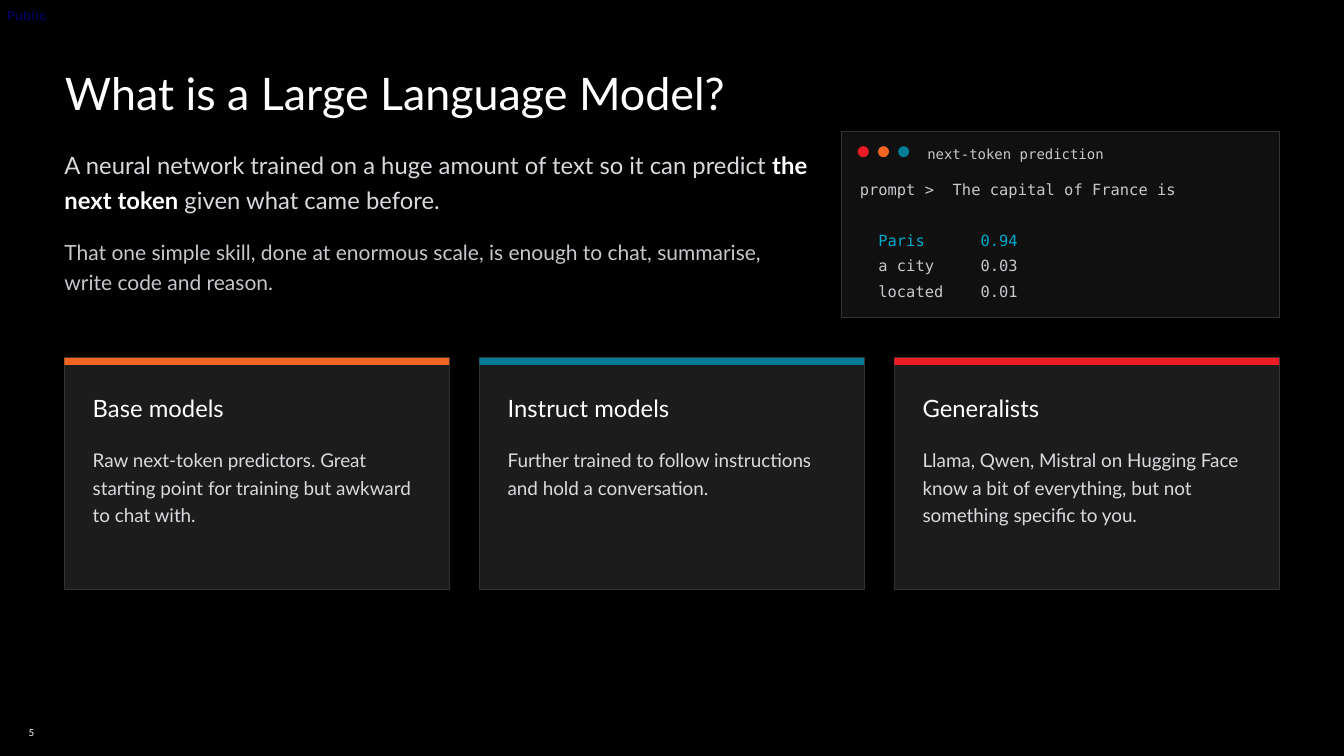
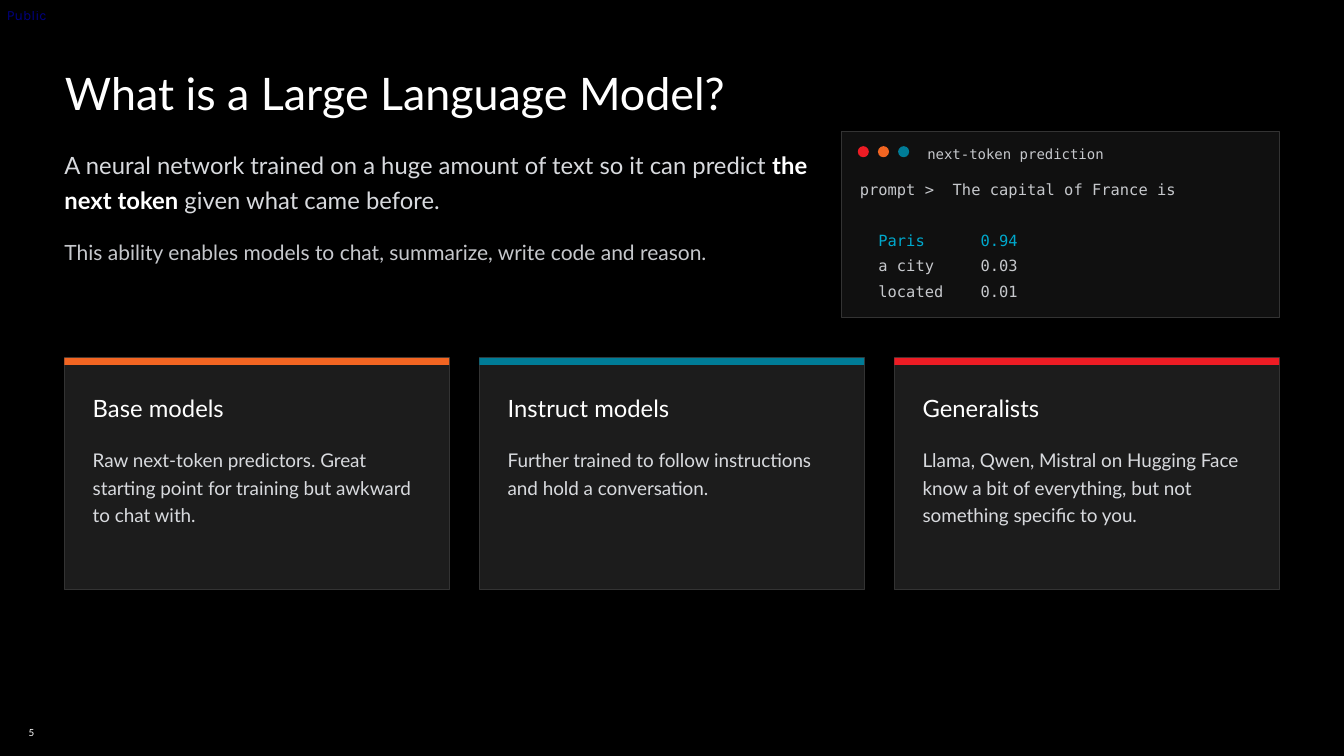
Before and after one commit to TwelveNights/Unsloth-RL-Workshop-on-Radeon, a slide deck: slide 5 of docs/AMD-Unsloth-GRPO-Fine-tuning1.pptx. Drawn at 1344x756 pixels with LibreOffice and Linux fonts; fonts in the diff are those of the drawing; background and template pictures are left out. Boxes give left, top, right and bottom in pixels: in the first picture for what was removed or moved away, otherwise in the second. Text is boxed around its words. In the diff, an @@ line names an element or a change of style, - is before the commit and + after.

```diff
--- a/docs/AMD-Unsloth-GRPO-Fine-tuning1.pptx
+++ b/docs/AMD-Unsloth-GRPO-Fine-tuning1.pptx
@@ text at <box>64,244,706,264</box>: text changed @@
-That one simple skill, done at enormous scale, is enough to chat, summarise, write code and reason.
+This ability enables models to chat, summarize, write code and reason.
```
Also in this commit, not shown: 1 other slide changed, 3 other files.
